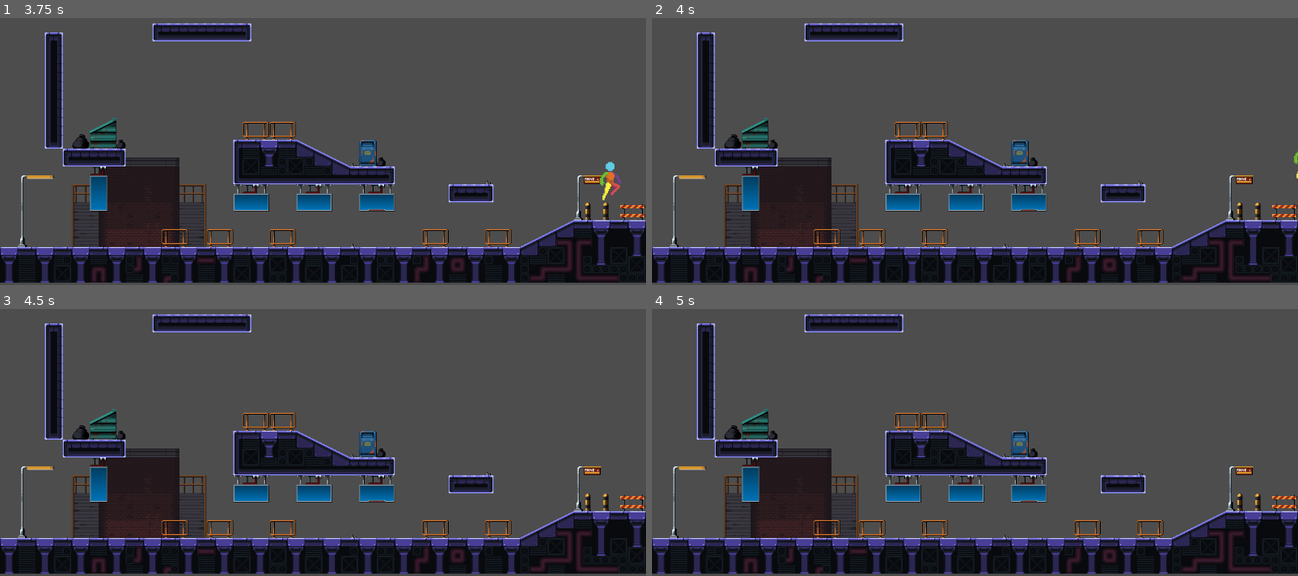
Above: before the commit, frames 1-4 (two rows, left to right).
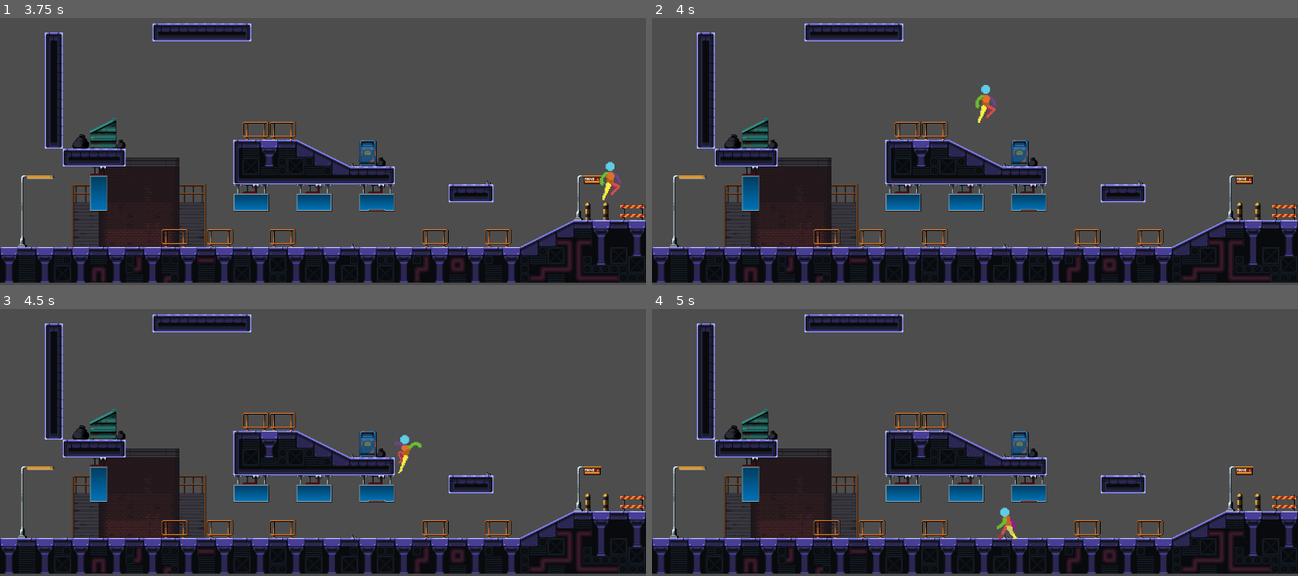
Above: after the commit, the same moments.

Repository: GRIDAEI/Grid-platformer-project
Game: Godot game, scene res://Scenes/World.tscn
Two runs of this game, one before a commit and one after it. Both use one fixed random seed, a clock stepped at 60 frames per second and the inputs below.
Inputs:
- Up to frame 1 (3.75 s): tap Enter (ui_accept) at 0.5, 0.77, 1.52, 3.02 s; hold D (right) 0.53-2.03 s; tap Space (spacja) at 0.6, 2.1, 3.6 s; tap Shift (sprint) at 1.35, 2.85 s; hold A (left) 2.03-2.78 s; hold D (right) from 2.78 s (still down)
- Up to frame 2 (4 s): keep holding D (right); tap Enter (ui_accept) at 3.77 s
- Up to frame 3 (4.5 s): release D (right) at 4.28 s; hold A (left) from 4.28 s (still down); tap Shift (sprint) at 4.35 s
- Up to frame 4 (5 s): keep holding A (left); tap Enter (ui_accept) at 4.52 s

Frame 1 is identical in both runs. In frame 2, 0.3% of the frame differs, in the area x 50-100%, y 25-61%; in frame 3, 0.2%; in frame 4, 0.2%.

Commit message:
Add files via upload

Diff:
--- a/Scenes/player.tscn
+++ b/Scenes/player.tscn
@@ -281,7 +281,7 @@
 "speed": 3.0
 }]
 
-[node name="Player" type="CharacterBody2D"]
+[node name="Player" type="CharacterBody2D" groups=["Player"]]
 script = ExtResource("1_cvnsp")
 
 [node name="CollisionShape2D" type="CollisionShape2D" parent="."]
--- a/project.godot
+++ b/project.godot
@@ -11,13 +11,21 @@
 [application]
 
 config/name="GRID-Platformer-project"
-run/main_scene="uid://br2whanyoja5c"
+run/main_scene="res://Scenes/World.tscn"
 config/features=PackedStringArray("4.5", "Forward Plus")
 config/icon="res://icon.svg"
 
 [autoload]
 
 GameManager="*res://Managers/game_manager.gd"
+
+[dotnet]
+
+project/assembly_name="GRID-Platformer-project"
+
+[global_group]
+
+Player=""
 
 [input]
 
Not shown: 1 places in Scenes/player.tscn that only renumber resources
